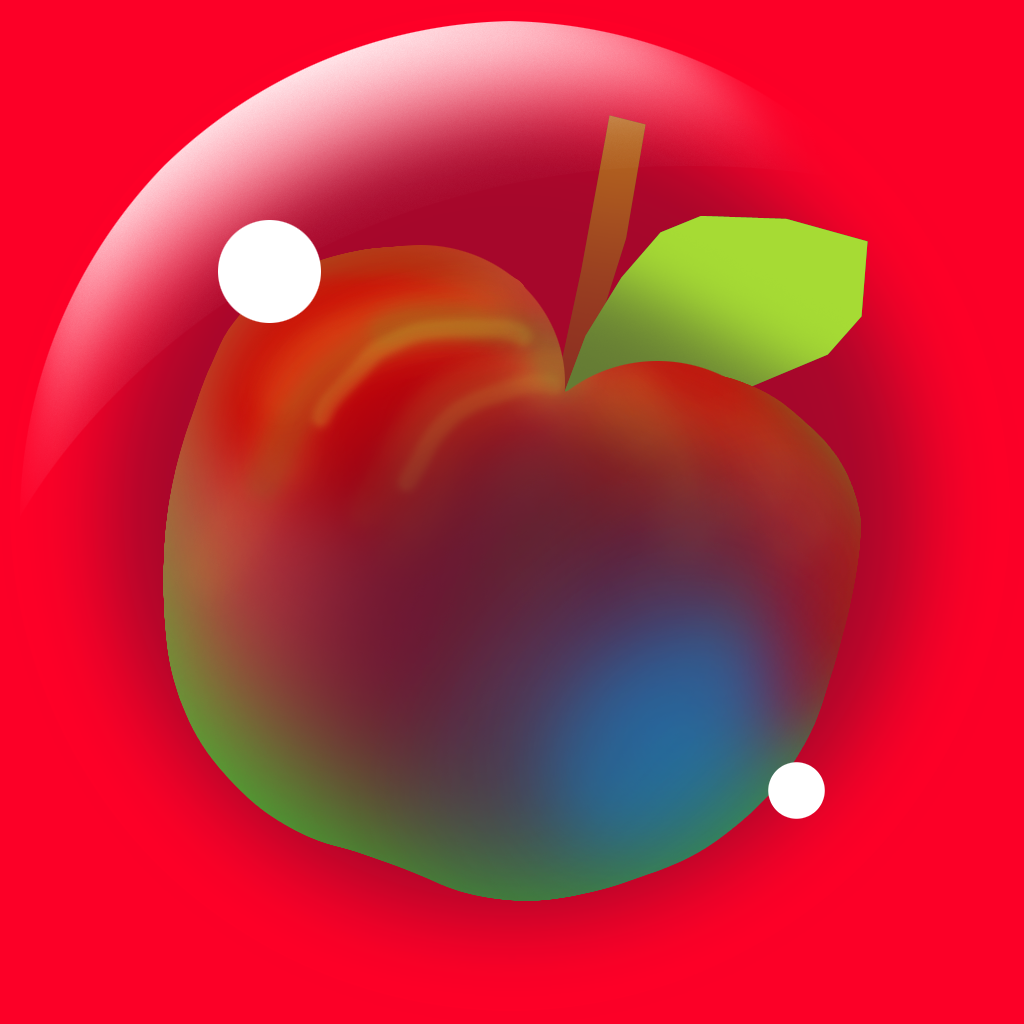
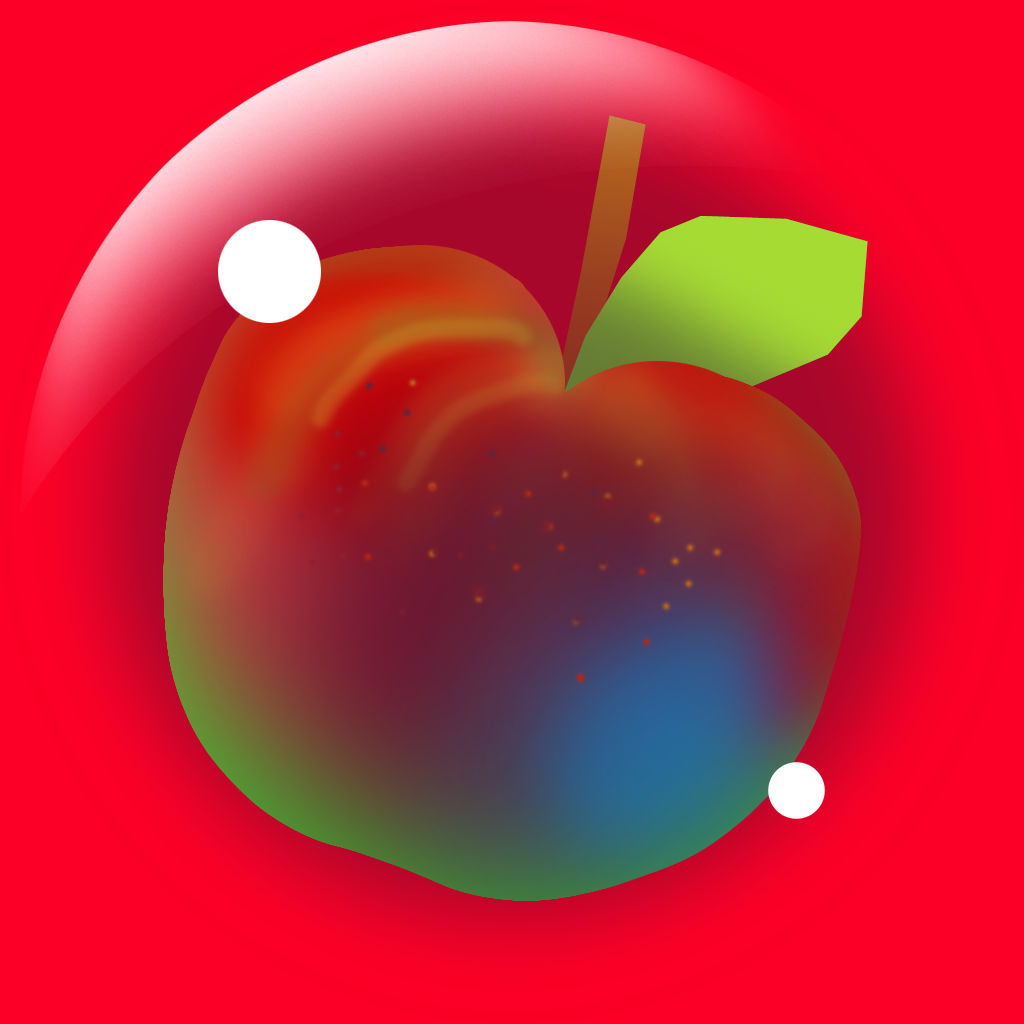
The second 1024x1024 image is a revision of the first. Changes to its layers:
painted on "white" over [297, 377, 723, 685]
